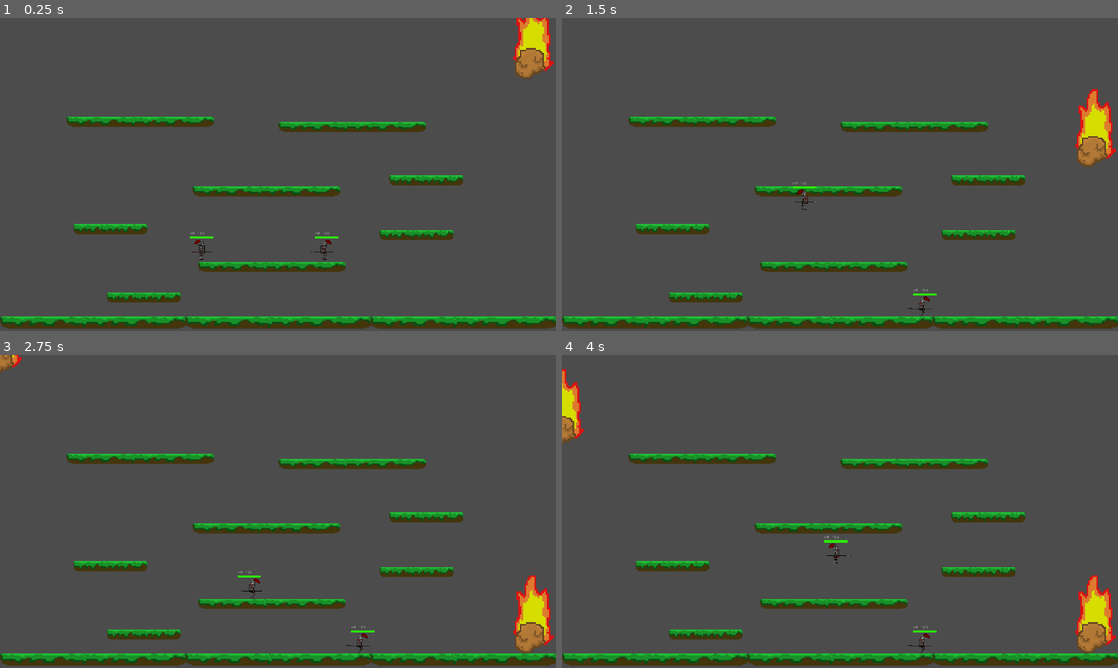
Above: before the commit, frames 1-4 (two rows, left to right).
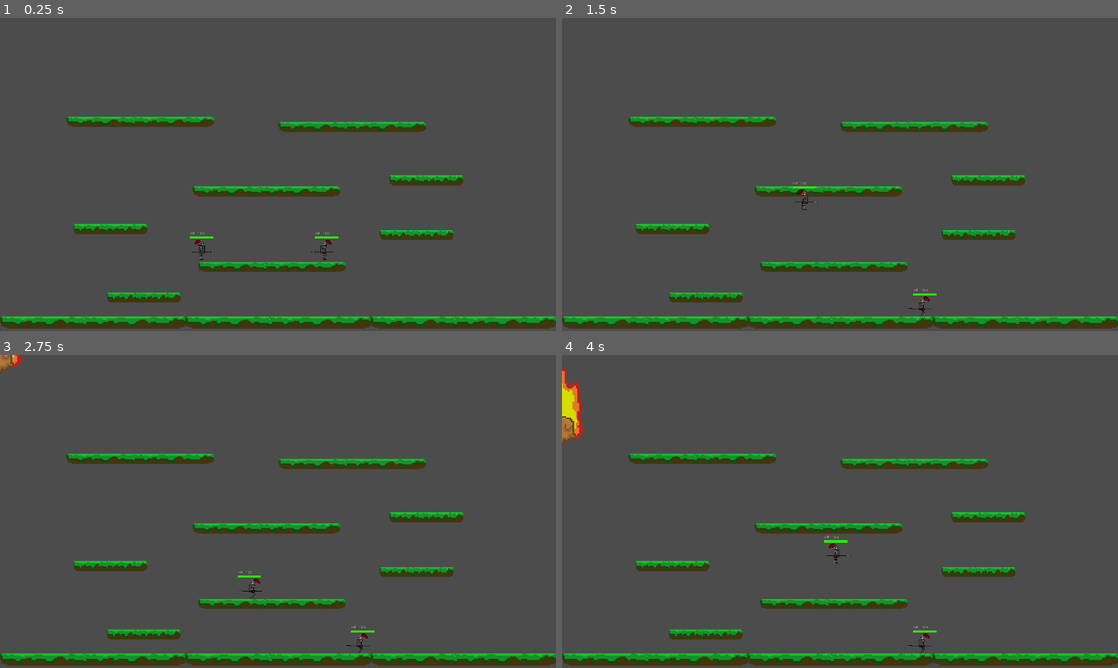
Above: after the commit, the same moments.

Repository: nicoletti-edu/Castle-Raiders
Game: Godot game, scene res://Node2D.tscn
Same seed, same stepped clock (60 frames per second), same inputs: the game is played once before the commit and once after it.
Inputs:
- Up to frame 1 (0.25 s): no input
- Up to frame 2 (1.5 s): tap Enter (P2 dash) at 0.5 s; hold H (P1 attack) 0.53-1.28 s; hold D (P1 right) from 0.53 s (still down); tap W (P1 up) at 0.77 s; tap K (P1 block) at 1.35 s
- Up to frame 3 (2.75 s): tap W (P1 up) at 1.52 s; release D (P1 right) at 2.03 s; hold A (P1 left) from 2.03 s (still down); tap G (P1 dash) at 2.1 s
- Up to frame 4 (4 s): release A (P1 left) at 2.78 s; hold D (P1 right) from 2.78 s (still down); tap J (P1 strong attack) at 2.85 s; tap W (P1 up) at 3.02, 3.77 s; hold E (P1 test) from 3.53 s (still down)

The runs differ from the first frame. In frame 1, 1.1% of the frame differs, in the area x 92-100%, y 0-20%; in frame 2, 1.2%; in frame 3, 1.2%, in the area x 92-100%, y 70-96%; in frame 4, 1.2%.

Commit message:
Testes com meteoro

Diff:
--- a/Cenario.gd
+++ b/Cenario.gd
@@ -4,6 +4,8 @@
 var rng_meteoro = RandomNumberGenerator.new()
 
 onready var meteoros = preload("res://Meteoro.tscn")
+var meteoro = null
+var meteoro_cai = null
 
 func _ready():
 
@@ -15,8 +17,8 @@
 	var plataforma = plataforma_aleatoria.instance()
 	self.add_child(plataforma)
 
-func _process(delta):
-	var meteoro_cai = rng_meteoro.randi_range(1,500)
+func _process(_delta):
+	meteoro_cai = rng_meteoro.randi_range(1,500)
 	if(meteoro_cai == 1):
-		var meteoro = meteoros.instance()
+		meteoro = meteoros.instance()
 		self.add_child(meteoro)
--- a/Cenario.tscn
+++ b/Cenario.tscn
@@ -1,19 +1,10 @@
-[gd_scene load_steps=5 format=2]
+[gd_scene load_steps=3 format=2]
 
-[ext_resource path="res://Meteoro.tscn" type="PackedScene" id=1]
 [ext_resource path="res://plataforma_central.tscn" type="PackedScene" id=2]
 [ext_resource path="res://Cenario.gd" type="Script" id=4]
 
-[sub_resource type="PhysicsMaterial" id=1]
-absorbent = true
-
 [node name="Cenario" type="Node2D"]
 script = ExtResource( 4 )
-
-[node name="RigidBody2D" parent="." instance=ExtResource( 1 )]
-position = Vector2( 1836.38, 132.341 )
-mass = 4.08163
-physics_material_override = SubResource( 1 )
 
 [node name="plataforma_central" parent="." instance=ExtResource( 2 )]
 position = Vector2( 331.73, 1053.35 )
--- a/KinematicBody2D.gd
+++ b/KinematicBody2D.gd
@@ -139,7 +139,7 @@
 		can_attack = false
 		attack_timer.start()
 
-func _process(delta):
+func _process(_delta):
 	#Resets blocking
 	blocking = 0
 
--- /dev/null
+++ b/Meteoro.gd
@@ -0,0 +1,5 @@
+extends RigidBody2D
+
+func _process(delta):
+	if(get_colliding_bodies()):
+		print(get_colliding_bodies())
--- a/Meteoro.tscn
+++ b/Meteoro.tscn
@@ -1,6 +1,7 @@
-[gd_scene load_steps=3 format=2]
+[gd_scene load_steps=4 format=2]
 
 [ext_resource path="res://Resources/Images/unnamed.png" type="Texture" id=1]
+[ext_resource path="res://Meteoro.gd" type="Script" id=2]
 
 [sub_resource type="CircleShape2D" id=1]
 radius = 70.4948
@@ -8,6 +9,7 @@
 [node name="RigidBody2D" type="RigidBody2D"]
 collision_layer = 4
 gravity_scale = 3.0
+script = ExtResource( 2 )
 
 [node name="CollisionShape2D" type="CollisionShape2D" parent="."]
 shape = SubResource( 1 )
--- a/Resources/Scripts/KinematicBody2D.gd
+++ b/Resources/Scripts/KinematicBody2D.gd
@@ -142,7 +142,7 @@
 		can_attack = false
 		attack_timer.start()
 
-func _process(delta):
+func _process(_delta):
 	deb()
 
 	#Resets blocking
